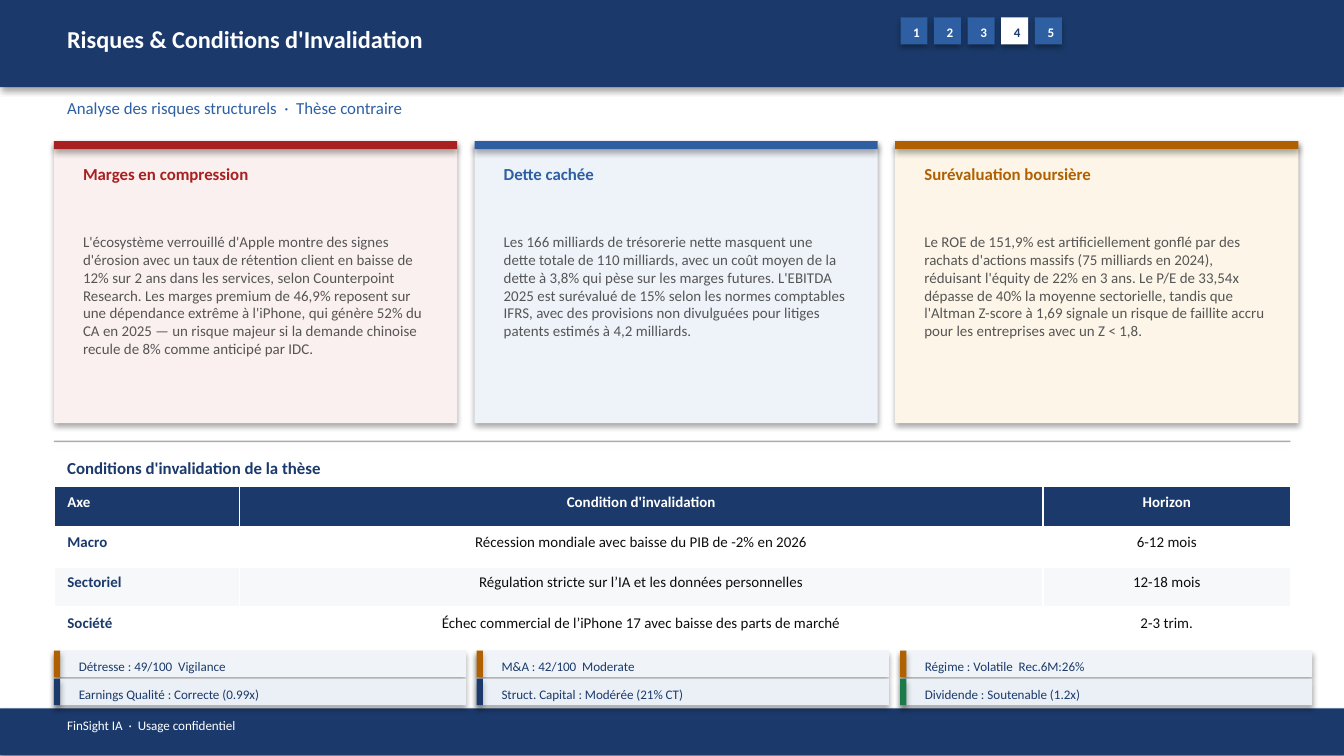
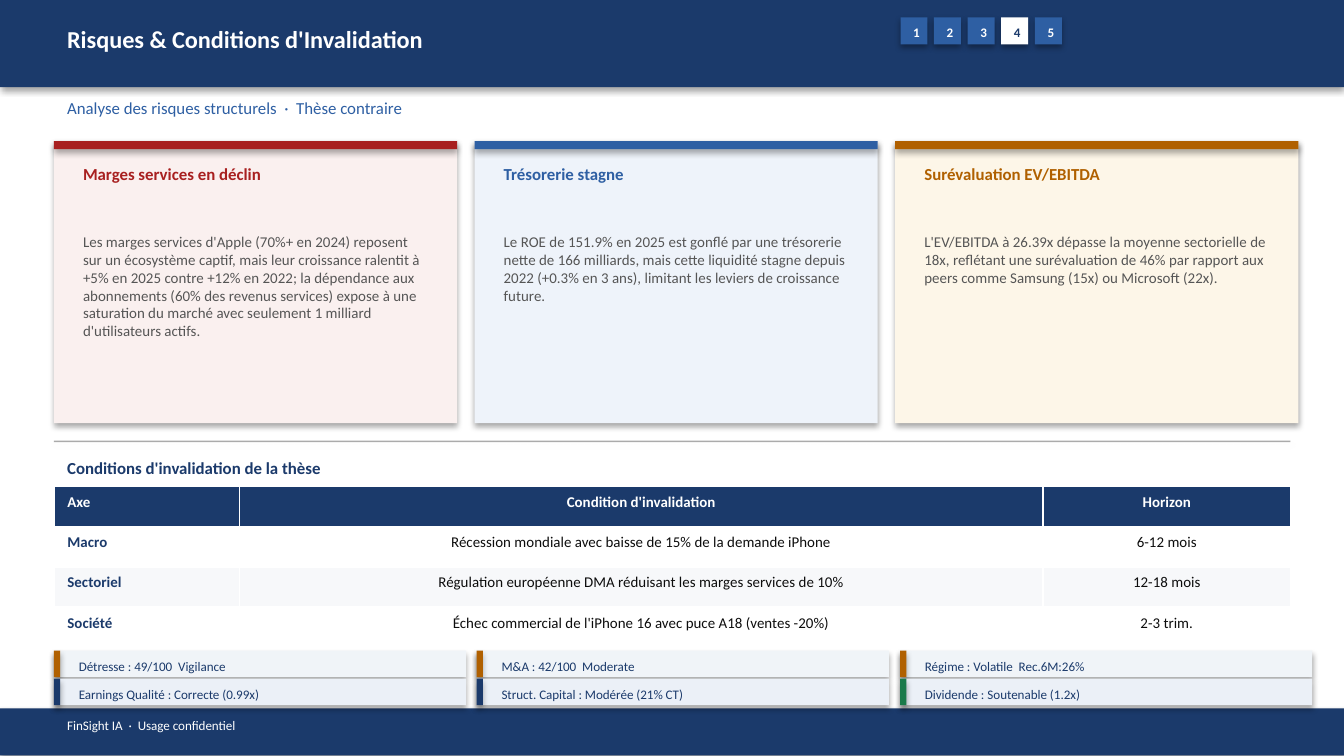
Before and after one commit to baptistejeh07-art/finsight-ia, a slide deck: slide 16 of preview/AAPL/AAPL_pitchbook.pptx. Drawn at 1344x756 pixels with LibreOffice and Linux fonts; fonts in the diff are those of the drawing. Boxes give left, top, right and bottom in pixels: in the first picture for what was removed or moved away, otherwise in the second. Text is boxed around its words. In the diff, an @@ line names an element or a change of style, - is before the commit and + after.

```diff
--- a/preview/AAPL/AAPL_pitchbook.pptx
+++ b/preview/AAPL/AAPL_pitchbook.pptx
@@ text at (83, 168, 261, 183): text changed @@
-Marges en compression
+Marges services en déclin
@@ text at (504, 168, 624, 183): text changed @@
-Dette cachée
+Trésorerie stagne
@@ text at (924, 168, 1099, 181): text changed @@
-Surévaluation boursière
+Surévaluation EV/EBITDA
@@ text at (83, 236, 419, 336): text changed @@
-L'écosystème verrouillé d'Apple montre des signes d'érosion avec un taux de rétention client en baisse de 12% sur 2 ans dans les services, selon Counterpoint Research. Les marges premium de 46,9% reposent sur une dépendance extrême à l'iPhone, qui génère 52% du CA en 2025 — un risque majeur si la demande chinoise recule de 8% comme anticipé par IDC.
+Les marges services d'Apple (70%+ en 2024) reposent sur un écosystème captif, mais leur croissance ralentit à +5% en 2025 contre +12% en 2022; la dépendance aux abonnements (60% des revenus services) expose à une saturation du marché avec seulement 1 milliard d'utilisateurs actifs.
@@ text at (504, 236, 845, 301): text changed @@
-Les 166 milliards de trésorerie nette masquent une dette totale de 110 milliards, avec un coût moyen de la dette à 3,8% qui pèse sur les marges futures. L'EBITDA 2025 est surévalué de 15% selon les normes comptables IFRS, avec des provisions non divulguées pour litiges patents estimés à 4,2 milliards.
+Le ROE de 151.9% en 2025 est gonflé par une trésorerie nette de 166 milliards, mais cette liquidité stagne depuis 2022 (+0.3% en 3 ans), limitant les leviers de croissance future.
@@ text at (924, 236, 1265, 286): text changed @@
-Le ROE de 151,9% est artificiellement gonflé par des rachats d'actions massifs (75 milliards en 2024), réduisant l'équity de 22% en 3 ans. Le P/E de 33,54x dépasse de 40% la moyenne sectorielle, tandis que l'Altman Z-score à 1,69 signale un risque de faillite accru pour les entreprises avec un Z < 1,8.
+L'EV/EBITDA à 26.39x dépasse la moyenne sectorielle de 18x, reflétant une surévaluation de 46% par rapport aux peers comme Samsung (15x) ou Microsoft (22x).
@@ table at (54, 487, 1290, 648) @@
-row 2, column 2: Récession mondiale avec baisse du PIB de -2% en 2026
+row 2, column 2: Récession mondiale avec baisse de 15% de la demande iPhone
-row 3, column 2: Régulation stricte sur l’IA et les données personnelles
+row 3, column 2: Régulation européenne DMA réduisant les marges services de 10%
-row 4, column 2: Échec commercial de l’iPhone 17 avec baisse des parts de marché
+row 4, column 2: Échec commercial de l'iPhone 16 avec puce A18 (ventes -20%)
```
Also in this commit, not shown: 12 other slides changed, 4 other files.
